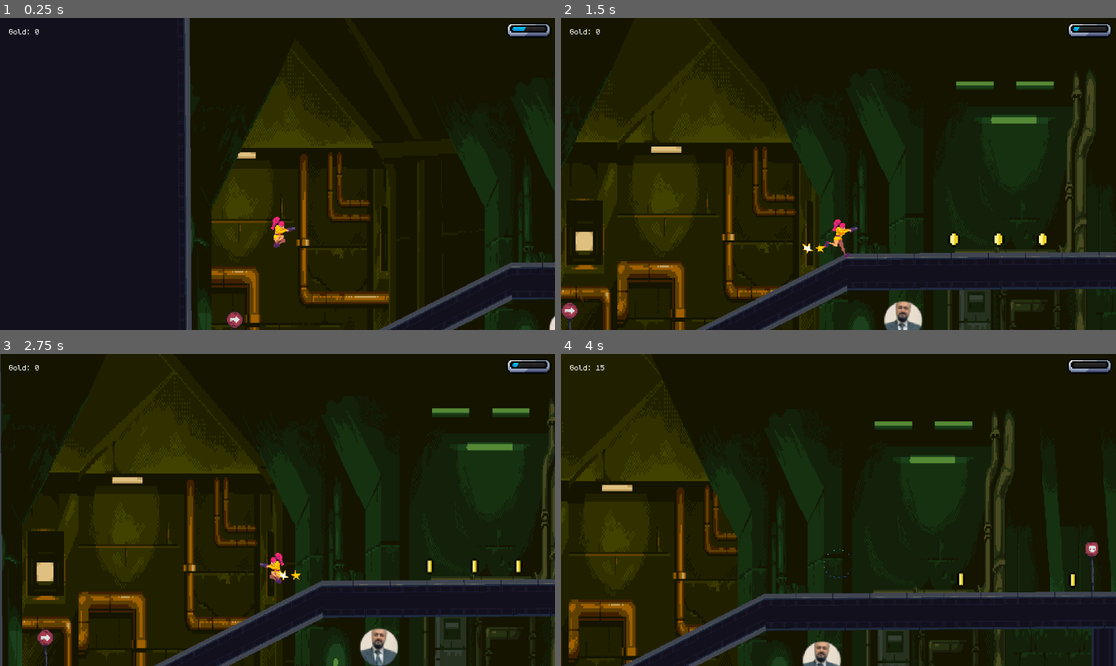
Above: before the commit, frames 1-4 (two rows, left to right).
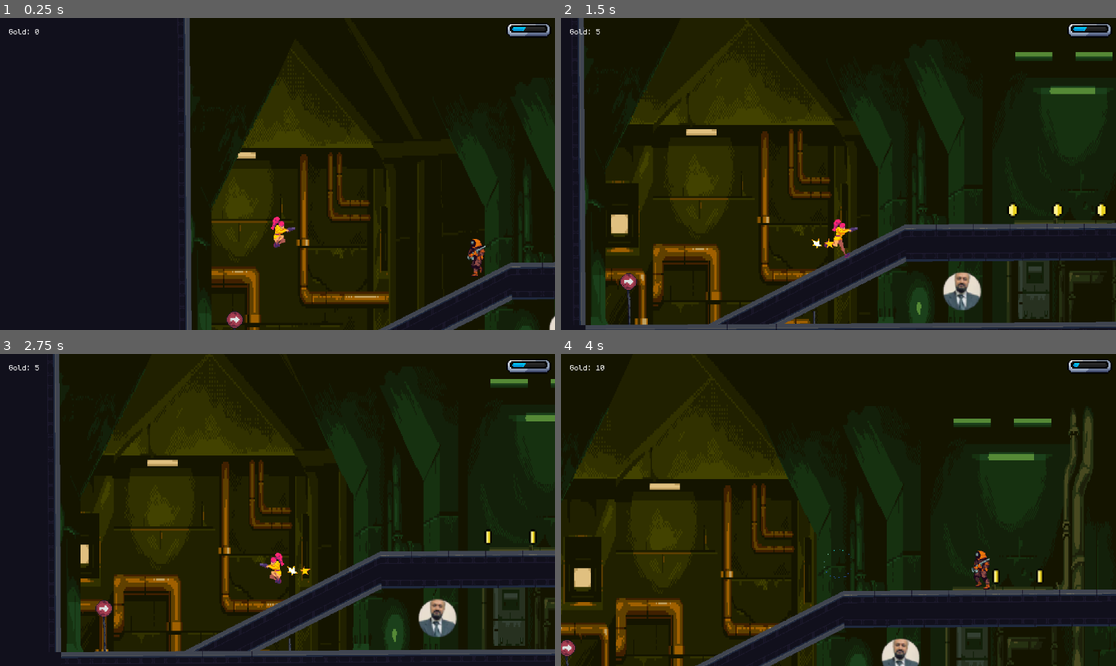
Above: after the commit, the same moments.

Repository: NickYoungren/ChronoQuest
Game: Godot game, scene res://scenes/2floor.tscn
Two runs of this game, one before a commit and one after it. Both use one fixed random seed, a clock stepped at 60 frames per second and the inputs below. This scene is started directly instead of the project's main scene. Sound files missing from this copy of the repository are replaced by a short silence.
Inputs:
- Up to frame 1 (0.25 s): no input
- Up to frame 2 (1.5 s): tap Enter (ui_accept) at 0.5, 0.77 s; hold Right (ui_right) from 0.53 s (still down); tap Z (dash) at 0.6 s; tap R (rewind) at 1.35 s
- Up to frame 3 (2.75 s): tap Enter (ui_accept) at 1.52 s; release Right (ui_right) at 2.03 s; hold Left (ui_left) from 2.03 s (still down); hold S (shoot) from 2.03 s (still down)
- Up to frame 4 (4 s): release Left (ui_left) at 2.78 s; release S (shoot) at 2.78 s; hold Right (ui_right) from 2.78 s (still down); tap Z (dash) at 2.85 s; tap Enter (ui_accept) at 3.02, 3.77 s; tap R (rewind) at 3.6 s

The runs differ from the first frame. In frame 1, 0.2% of the frame differs, in the area x 84-88%, y 70-83%; in frame 2, 32%; in frame 3, 37%, in the area x 0-100%, y 0-100%; in frame 4, 25%.

Commit message:
prev button working/ 2floor level soldiers

Diff:
--- a/scenes/2floor.tscn
+++ b/scenes/2floor.tscn
@@ -12,6 +12,7 @@
 [ext_resource type="FontFile" uid="uid://bye541blxyg15" path="res://Assets/monogram.ttf" id="10_nx4x7"]
 [ext_resource type="Texture2D" uid="uid://cqavrioyfxuli" path="res://Assets/chargebar/chargebar_47.png" id="12_uv732"]
 [ext_resource type="Texture2D" uid="uid://dfwgrvm7wah3o" path="res://Assets/chargebar/chargebar_54.png" id="13_jdqmk"]
+[ext_resource type="PackedScene" uid="uid://npgu6dlck14g" path="res://scenes/soldier.tscn" id="13_xr0j7"]
 
 [sub_resource type="GDScript" id="GDScript_l60uq"]
 script/source = "extends StaticBody2D
@@ -1344,6 +1345,20 @@
 scale = Vector2(2.4375, 2.84375)
 texture = ExtResource("13_jdqmk")
 
+[node name="mobs" type="Node2D" parent="."]
+
+[node name="Soldier3" parent="mobs" instance=ExtResource("13_xr0j7")]
+position = Vector2(757, 316)
+
+[node name="Soldier" parent="mobs" instance=ExtResource("13_xr0j7")]
+position = Vector2(190, 329)
+
+[node name="Soldier2" parent="mobs" instance=ExtResource("13_xr0j7")]
+position = Vector2(549, 317)
+
+[node name="Soldier4" parent="mobs" instance=ExtResource("13_xr0j7")]
+position = Vector2(989, 438)
+
 [connection signal="body_entered" from="room/sensor" to="room" method="_on_sensor_body_entered"]
 [connection signal="body_entered" from="room/sensor2" to="room" method="_on_sensor_2_body_entered"]
 [connection signal="body_entered" from="win" to="Player/Player" method="_on_win_body_entered"]
--- a/scenes/level_complete.gd
+++ b/scenes/level_complete.gd
@@ -32,4 +32,15 @@
 
 
 func _on_prev_pressed():
-	pass
+	if Game.level == 1:
+		ChangeScene.change_scene("res://scenes/world.tscn")
+		Game.level -= 1
+	elif Game.level == 2:
+		ChangeScene.change_scene("res://scenes/world.tscn")
+		Game.level -= 1
+	elif Game.level == 3:
+		ChangeScene.change_scene("res://scenes/room.tscn")
+		Game.level -= 1
+	elif Game.level > 3:
+		ChangeScene.change_scene("res://scenes/2floor.tscn")
+		Game.level -= 1
Not shown: 3 places in Player/Player.tscn that only renumber resources
Not shown, changed: savegame.bin
Not shown: 1 places in scenes/2floor.tscn that only renumber resources
